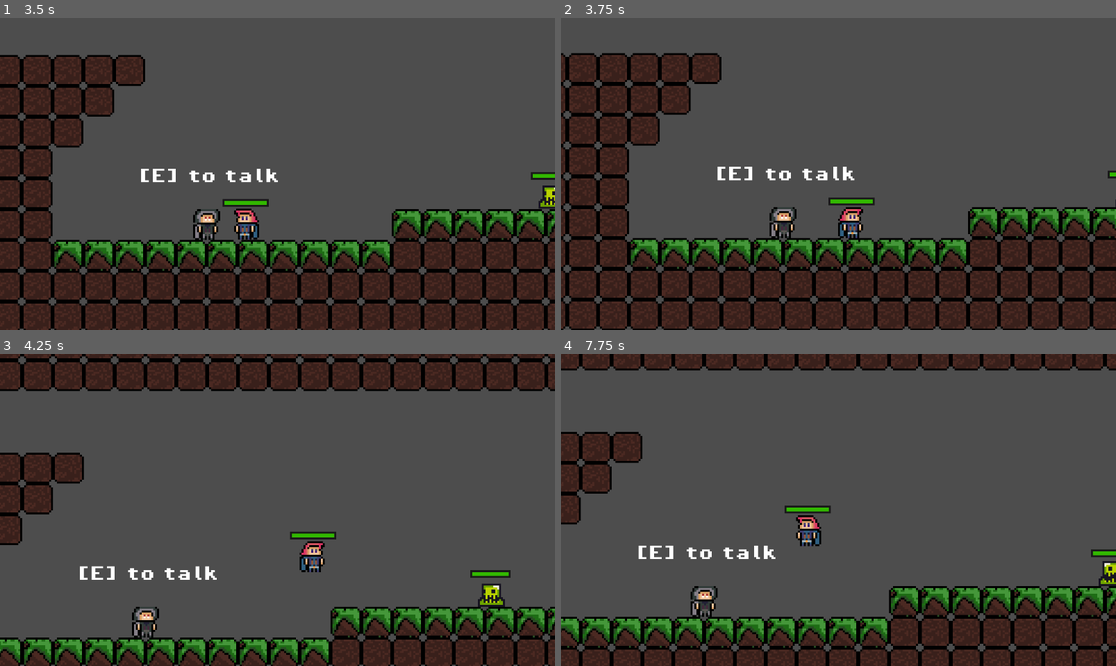
Above: before the commit, frames 1-4 (two rows, left to right).
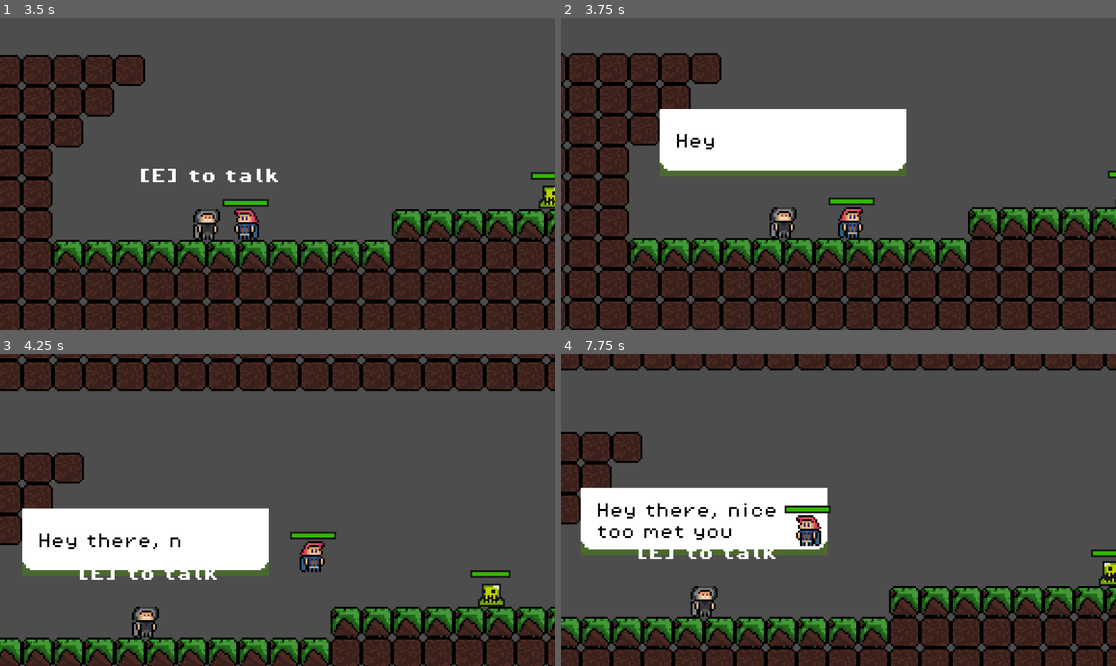
Above: after the commit, the same moments.

Repository: eoBattisti/agnosia
Game: Godot game, scene res://scenes/menu/main_menu.tscn
Two runs of this game, one before a commit and one after it. Both use one fixed random seed, a clock stepped at 60 frames per second and the inputs below.
Inputs:
- Up to frame 1 (3.5 s): click "Start Game" at 0.5 s; hold D (move_right) 1.28-2.78 s; tap J (attack) at 1.35, 3.05 s; tap W (jump) at 1.52, 1.82, 2.27, 2.3, 2.57, 2.85 s; tap Shift (dash) at 1.55, 2.1 s; hold A (move_left) from 2.78 s (still down)
- Up to frame 2 (3.75 s): release A (move_left) at 3.53 s; hold D (move_right) from 3.53 s (still down); tap E (advance_dialog, bound only after the commit) at 3.6 s
- Up to frame 3 (4.25 s): keep holding D (move_right); tap W (jump) at 3.77, 4.07 s; tap Shift (dash) at 3.8 s
- Up to frame 4 (7.75 s): hold K (advance_dialog, bound only before the commit) 4.28-5.03 s; tap W (jump) at 4.52, 4.55, 4.82, 5.27, 5.57, 6.77, 6.8, 7.07, 7.52 s; release D (move_right) at 5.03 s; hold A (move_left) 5.03-5.78 s; tap J (attack) at 5.1, 6.6, 7.55 s; hold D (move_right) 5.78-6.53 s; tap Shift (dash) at 5.85, 7.35 s; hold A (move_left) from 6.53 s (still down)

Frame 1 is identical in both runs. In frame 2, 9.7% of the frame differs, in the area x 17-63%, y 29-53%; in frame 3, 9.3%; in frame 4, 8.8%.

Commit message:
feat: add counter-dash

Diff:
--- a/project.godot
+++ b/project.godot
@@ -48,17 +48,22 @@
 }
 interact={
 "deadzone": 0.5,
-"events": [Object(InputEventKey,"resource_local_to_scene":false,"resource_name":"","device":-1,"window_id":0,"alt_pressed":false,"shift_pressed":false,"ctrl_pressed":false,"meta_pressed":false,"pressed":false,"keycode":0,"physical_keycode":75,"key_label":0,"unicode":107,"echo":false,"script":null)
+"events": [Object(InputEventKey,"resource_local_to_scene":false,"resource_name":"","device":-1,"window_id":0,"alt_pressed":false,"shift_pressed":false,"ctrl_pressed":false,"meta_pressed":false,"pressed":false,"keycode":0,"physical_keycode":69,"key_label":0,"unicode":101,"echo":false,"script":null)
 ]
 }
 advance_dialog={
 "deadzone": 0.5,
-"events": [Object(InputEventKey,"resource_local_to_scene":false,"resource_name":"","device":-1,"window_id":0,"alt_pressed":false,"shift_pressed":false,"ctrl_pressed":false,"meta_pressed":false,"pressed":false,"keycode":0,"physical_keycode":75,"key_label":0,"unicode":107,"echo":false,"script":null)
+"events": [Object(InputEventKey,"resource_local_to_scene":false,"resource_name":"","device":-1,"window_id":0,"alt_pressed":false,"shift_pressed":false,"ctrl_pressed":false,"meta_pressed":false,"pressed":false,"keycode":0,"physical_keycode":69,"key_label":0,"unicode":101,"echo":false,"script":null)
 ]
 }
 attack={
 "deadzone": 0.5,
 "events": [Object(InputEventKey,"resource_local_to_scene":false,"resource_name":"","device":-1,"window_id":0,"alt_pressed":false,"shift_pressed":false,"ctrl_pressed":false,"meta_pressed":false,"pressed":false,"keycode":0,"physical_keycode":74,"key_label":0,"unicode":106,"echo":false,"script":null)
+]
+}
+counter_dash={
+"deadzone": 0.5,
+"events": [Object(InputEventKey,"resource_local_to_scene":false,"resource_name":"","device":-1,"window_id":0,"alt_pressed":false,"shift_pressed":false,"ctrl_pressed":false,"meta_pressed":false,"pressed":false,"keycode":0,"physical_keycode":75,"key_label":0,"unicode":107,"echo":false,"script":null)
 ]
 }
 
--- a/scenes/player.tscn
+++ b/scenes/player.tscn
@@ -8,6 +8,7 @@
 [ext_resource type="Script" path="res://scripts/state_machine/states/fall.gd" id="6_uxnp6"]
 [ext_resource type="Script" path="res://scripts/state_machine/states/jump.gd" id="7_xor5r"]
 [ext_resource type="Script" path="res://scripts/state_machine/states/dash.gd" id="8_ro7he"]
+[ext_resource type="Script" path="res://scripts/state_machine/states/counter_dash.gd" id="9_1bmrp"]
 [ext_resource type="Script" path="res://scripts/state_machine/attack_states/attacking.gd" id="9_pa7x8"]
 [ext_resource type="Script" path="res://scripts/components/player_move_component.gd" id="9_yl256"]
 [ext_resource type="Script" path="res://scripts/state_machine/attack_states/charging.gd" id="10_p7tog"]
@@ -173,12 +174,13 @@
 move_state = NodePath("../MoveState")
 move_speed = 100.0
 
-[node name="MoveState" type="Node" parent="MovementStateMachine" node_paths=PackedStringArray("dash_state", "fall_state", "idle_state", "jump_state")]
+[node name="MoveState" type="Node" parent="MovementStateMachine" node_paths=PackedStringArray("dash_state", "fall_state", "idle_state", "jump_state", "counter_dash_state")]
 script = ExtResource("5_3tk5d")
 dash_state = NodePath("../DashState")
 fall_state = NodePath("../FallState")
 idle_state = NodePath("../IdleState")
 jump_state = NodePath("../JumpState")
+counter_dash_state = NodePath("../CounterDashState")
 animation_name = "run"
 move_speed = 100.0
 
@@ -209,7 +211,16 @@
 jump_state = NodePath("../JumpState")
 animation_name = "run"
 
+[node name="CounterDashState" type="Node" parent="MovementStateMachine" node_paths=PackedStringArray("move_state")]
+script = ExtResource("9_1bmrp")
+move_state = NodePath("../MoveState")
+time_dashing = 0.15
+
 [node name="DashTimer" type="Timer" parent="MovementStateMachine"]
+one_shot = true
+
+[node name="CounterDashTimer" type="Timer" parent="MovementStateMachine"]
+wait_time = 2.0
 one_shot = true
 
 [node name="CoyoteTimer" type="Timer" parent="MovementStateMachine"]
@@ -265,3 +276,4 @@
 offset_bottom = -18.0
 
 [connection signal="timeout" from="MovementStateMachine/DashTimer" to="MovementStateMachine/MoveState" method="_on_dash_timer_timeout"]
+[connection signal="timeout" from="MovementStateMachine/CounterDashTimer" to="MovementStateMachine/MoveState" method="_on_counter_dash_timer_timeout"]
--- a/scripts/components/player_move_component.gd
+++ b/scripts/components/player_move_component.gd
@@ -8,3 +8,6 @@
 
 func wants_dash() -> bool:
 	return Input.is_action_just_pressed("dash")
+
+func wants_counter_dash() -> bool:
+	return Input.is_action_just_pressed("counter_dash")
--- a/scripts/state_machine/state.gd
+++ b/scripts/state_machine/state.gd
@@ -31,5 +31,9 @@
 func get_jump() -> bool:
 	return move_component.wants_jump()
 
+
 func get_dash() -> bool:
 	return move_component.wants_dash()
+
+func get_counter_dash() -> bool:
+	return move_component.wants_counter_dash()
--- /dev/null
+++ b/scripts/state_machine/states/counter_dash.gd
@@ -0,0 +1,36 @@
+extends MoveState
+class_name CounterDashState
+
+@export var move_state: State
+@export var time_dashing: float = 1
+
+var dash_duration_timer = 0.0
+var direction = 0.0
+
+func enter() -> void:
+	super()
+	dash_duration_timer = time_dashing
+
+	if animations.flip_h:
+		direction = 1
+	else:
+		direction = -1
+
+func process_input(event: InputEvent) -> State:
+	return null
+
+func process_physics(delta: float) -> State:
+	dash_duration_timer -= delta
+	if dash_duration_timer <= 0.0:
+		if super.get_movement_input() != 0.0:
+			return move_state
+		return idle_state
+	if super.get_movement_input() == 0:
+		return idle_state
+	return super(delta)
+
+func get_movement_input() -> float:
+	return direction
+
+func get_jump() -> bool:
+	return false
--- a/scripts/state_machine/states/move.gd
+++ b/scripts/state_machine/states/move.gd
@@ -5,9 +5,13 @@
 @export var fall_state: State
 @export var idle_state: State
 @export var jump_state: State
+@export var counter_dash_state: State
+
 @onready var dash_timer = $"../DashTimer"
+@onready var counter_dash_timer = $"../CounterDashTimer"
 
 var can_dash: bool = true
+var can_counter_dash: bool = true
 
 func enter() -> void:
 	super()
@@ -17,6 +21,11 @@
 		can_dash = false
 		dash_timer.start()
 		return dash_state
+
+	if get_counter_dash() and can_counter_dash:
+		can_counter_dash = false
+		counter_dash_timer.start()
+		return counter_dash_state
 
 	return null
 
@@ -46,3 +55,7 @@
 
 func _on_dash_timer_timeout():
 	can_dash = true
+
+func _on_counter_dash_timer_timeout():
+	print("Here")
+	can_counter_dash = true
Not shown: 1 places in scenes/player.tscn that only renumber resources
